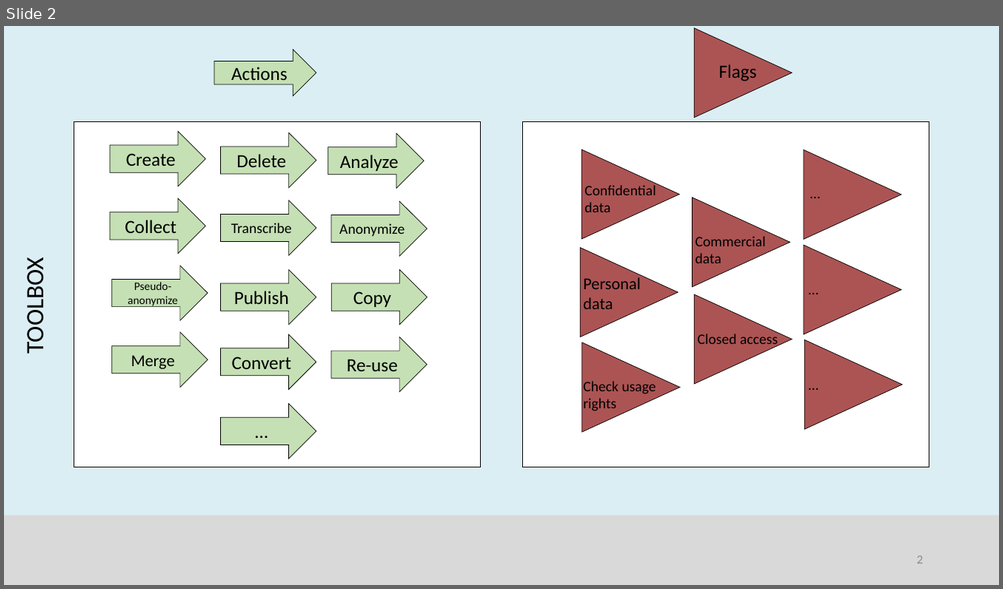
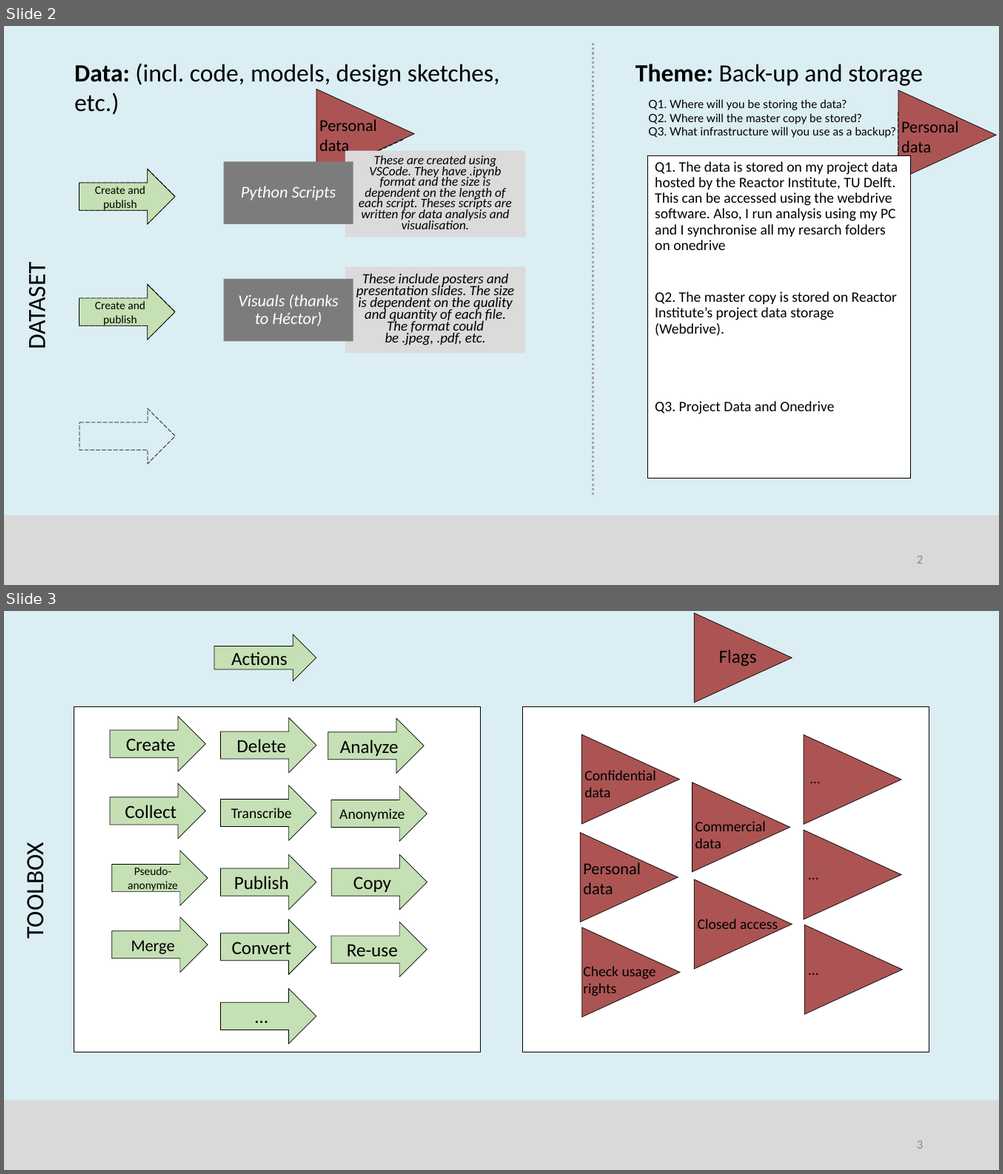
Before and after one commit to BiffoQ/RDM-Assignments, a slide deck: RDM101_Assignment1_Week1_DataFlowMap_Template.pptx. Shown one above the other, each under a label of ours: slide 2 before the commit, slides 2 and 3 after it. The pictures are 1003x589 and 1003x1174 pixels, drawn with LibreOffice and Linux fonts; fonts in the diff are those of the drawing; background and template pictures are left out. Boxes give left, top, right and bottom in pixels: in the first picture for what was removed or moved away, otherwise in the second. Text is boxed around its words. In the diff, an @@ line names an element or a change of style, - is before the commit and + after.

```diff
--- a/RDM101_Assignment1_Week1_DataFlowMap_Template.pptx
+++ b/RDM101_Assignment1_Week1_DataFlowMap_Template.pptx
@@ slide 2 added at box(4, 26, 999, 585), background #DBEEF4; not listed: 1 template element that a slide beside it also shows @@
@@ line added from (594, 43) to (594, 497), #A5A5A5 2.25 pt dashed @@
@@ text added at box(74, 63, 500, 115), 24 pt, text #000000 @@
+Data: (incl. code, models, design sketches, etc.)
@@ text added at box(635, 64, 922, 86), 24 pt, text #000000 @@
+Theme: Back-up and storage
@@ triangle added at box(316, 89, 414, 178), fill #AC5454, outline #000000 0.5 pt @@
@@ triangle added at box(898, 90, 996, 180), fill #AC5454, outline #000000 0.5 pt @@
@@ triangle added at box(328, 106, 403, 174), outline #000000 0.5 pt dashed @@
@@ text added at box(648, 99, 896, 138), 11 pt, text #000000 @@
+Q1. Where will you be storing the data?
+Q2. Where will the master copy be stored?
+Q3. What infrastructure will you use as a backup?
@@ triangle added at box(897, 111, 972, 179), outline #000000 0.5 pt dashed @@
@@ text added at box(319, 119, 377, 156), 16 pt, text #000000 @@
+Personal data
@@ text added at box(338, 127, 376, 147), 18 pt, text #BFBFBF @@
+Flags
@@ text added at box(901, 121, 959, 157), 16 pt, text #000000 @@
+Personal data
@@ text added at box(345, 150, 526, 237), fill #DBDBDB, 12.4 pt, text #000000, italic @@
+These are created using VSCode. They have .ipynb format and the size is dependent on the length of each script. Theses scripts are written for data analysis and visualisation.
@@ text added at box(647, 156, 910, 479), fill #FFFFFF, outline #000000 0.75 pt, 14 pt, text #000000 @@
+Q1. The data is stored on my project data hosted by the Reactor Institute, TU Delft. This can be accessed using the webdrive software. Also, I run analysis using my PC and I synchronise all my resarch folders on onedrive
+Q2. The master copy is stored on Reactor Institute’s project data storage (Webdrive).
+Q3. Project Data and Onedrive
@@ text added at box(908, 142, 946, 153), 18 pt, text #BFBFBF @@
+Flags
@@ right arrow added at box(79, 170, 175, 224), outline #000000 0.5 pt dashed @@
@@ right arrow added at box(79, 170, 175, 224), fill #C5E0B4, outline #000000 0.5 pt, 11 pt, text #000000 @@
+Create and publish
@@ text added at box(223, 162, 353, 224), fill #7C7C7C, 16 pt, text #FFFFFF, italic @@
+Python Scripts
@@ text added at box(94, 188, 142, 208), 18 pt, text #BFBFBF @@
+Action
@@ text added at box(345, 267, 526, 354), fill #DBDBDB, 13.6 pt, text #000000, italic @@
+These include posters and presentation slides. The size is dependent on the quality and quantity of each file. The format could be .jpeg, .pdf, etc.
@@ text added at box(22, 270, 52, 347), 24 pt, text #000000 @@
+DATASET
@@ right arrow added at box(79, 285, 175, 340), outline #000000 0.5 pt dashed @@
@@ right arrow added at box(79, 285, 175, 340), fill #C5E0B4, outline #000000 0.5 pt, 11 pt, text #000000 @@
+Create and publish
@@ text added at box(223, 279, 353, 341), fill #7C7C7C, 16 pt, text #FFFFFF, italic @@
+Visuals (thanks to Héctor)
@@ right arrow added at box(79, 409, 175, 464), outline #000000 0.5 pt dashed @@
@@ page number added at box(916, 556, 922, 564), 12 pt, text #8C8C8C @@
+2
@@ what was slide 2 is now slide 3 @@
@@ page number at box(916, 1141, 922, 1149): text changed @@
-2
+3
```
Also in this commit, not shown: 1 slide changed.
